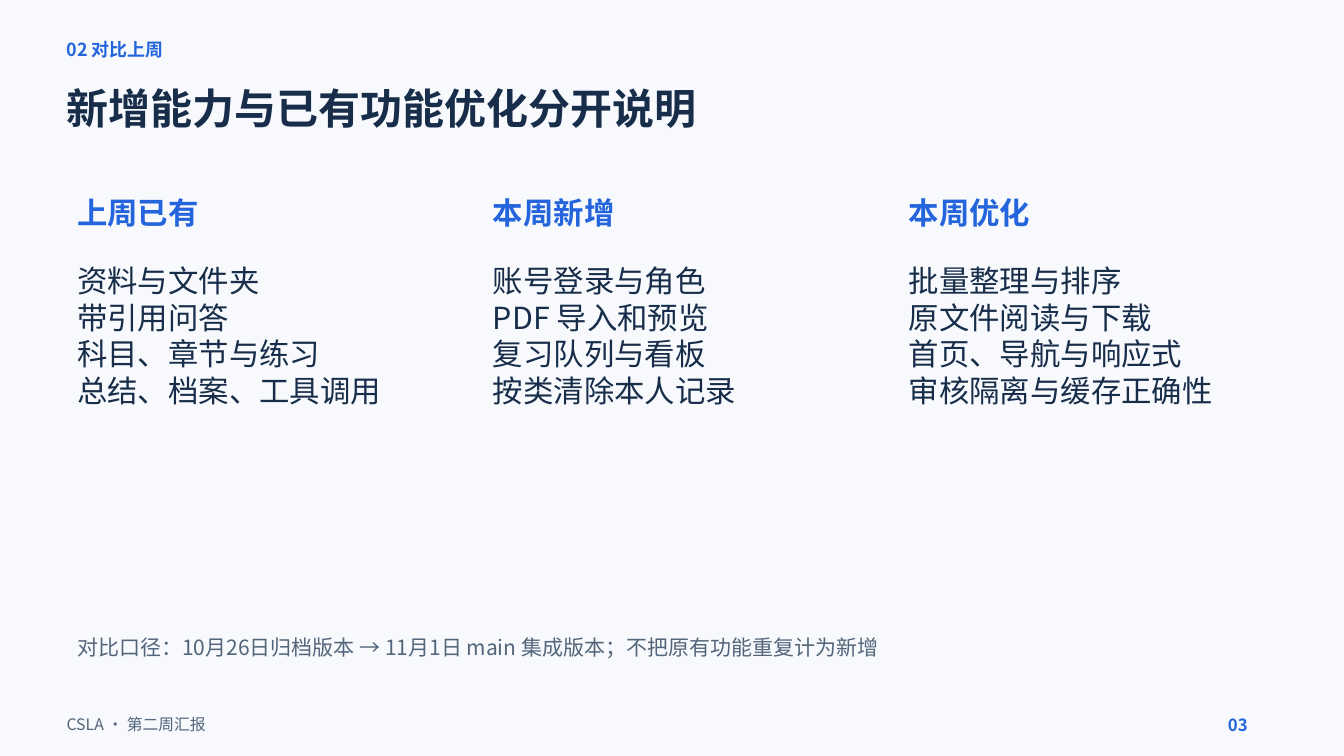
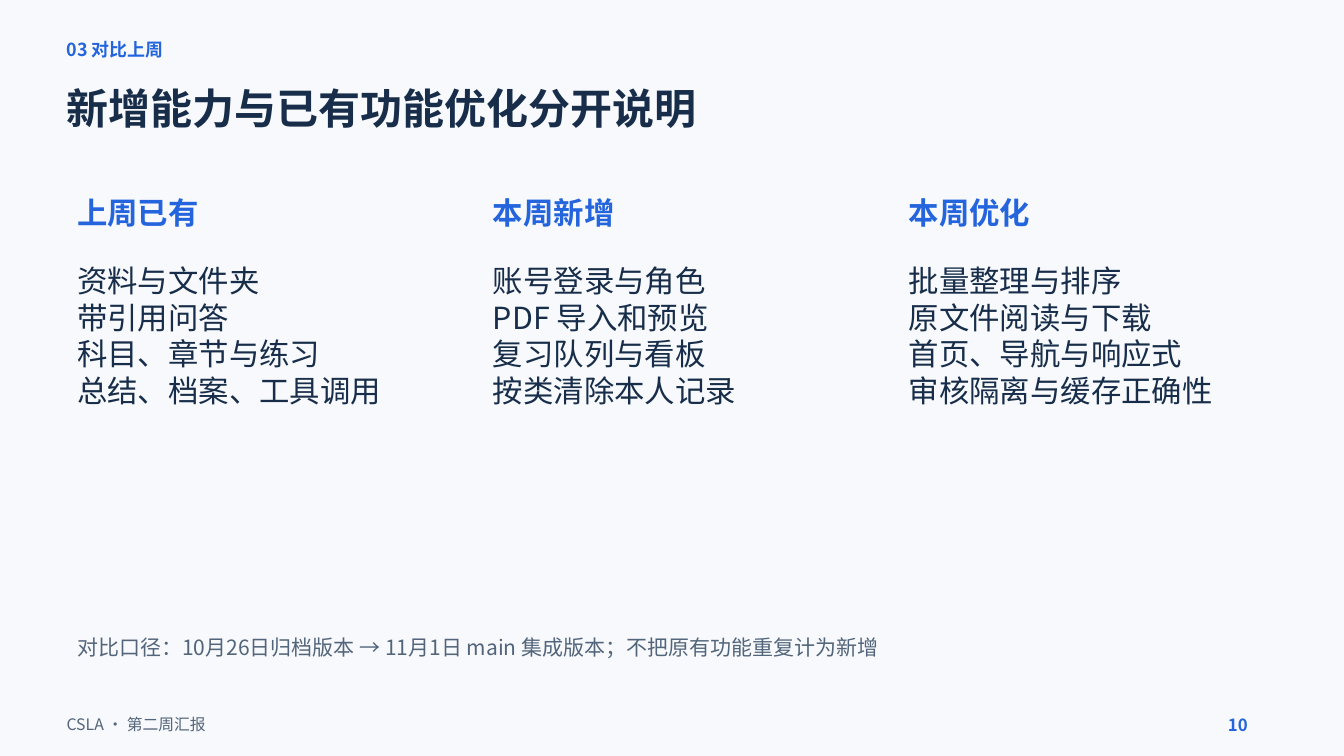
Before and after one commit to KnightofAltria/AIassistant, a slide deck: slide 10 of 文档/汇报内容/第二周汇报/第二周汇报.pptx (slide 3 before the commit). Drawn at 1344x756 pixels with LibreOffice and Linux fonts; fonts in the diff are those of the drawing. Boxes give left, top, right and bottom in pixels: in the first picture for what was removed or moved away, otherwise in the second. Text is boxed around its words. In the diff, an @@ line names an element or a change of style, - is before the commit and + after.

```diff
--- a/文档/汇报内容/第二周汇报/第二周汇报.pptx
+++ b/文档/汇报内容/第二周汇报/第二周汇报.pptx
@@ text at (x1=67, y1=40, x2=163, y2=58): text changed @@
-02 对比上周
+03 对比上周
@@ text at (x1=1228, y1=718, x2=1248, y2=731): text changed @@
-03
+10
```
Also in this commit, not shown: 12 other slides changed.
